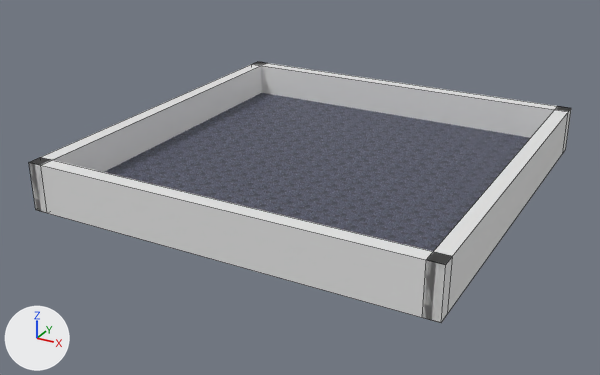
The FBX model data/blend/tile.fbx: old version first, new version second.
The view is the same before and after, from a camera (50 mm lens) standing at (14.9, -29.1, 13.5) and looking at (-0.6, -1.0, -0.5). Every picture has the same lights, and +X, +Y and +Z are marked at lower left. Mesh edges are drawn as thin lines. Where no turn or scale is listed for an object, it has been applied to the vertices.

In view in the first picture: 'feald', 'wall', 'wall.001', 'wall.002', 'wall.003'.
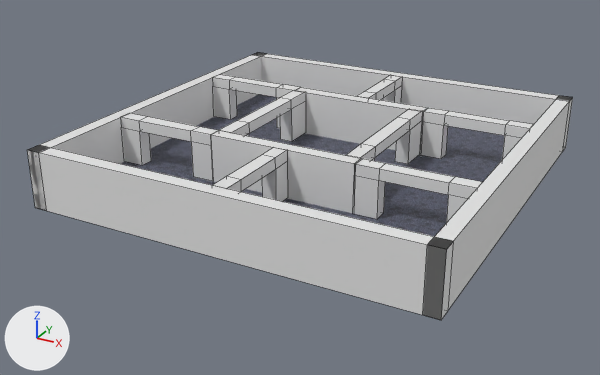
The change, as a diff of the scene's bpy script:
```diff
--- a/data/blend/tile.fbx.py
+++ b/data/blend/tile.fbx.py
@@ me_cube_012 @@
 me_cube_012.from_pydata(...)  # 8 vertices, 6 faces; spans x -1.0..1.0, y -1.0..1.0, z -1.0..1.0
 # used by ob_wall_002; location = (-8.0, 0.0, 0.7); rotation_euler = (0.0, 0.0, 1.571), in degrees (0, 0, 90); scale = (8.3, 0.3, 1.0)
-me_cube_012.vertices[0].co = (-1.0, -1.0, -1.0)
-me_cube_012.vertices[1].co = (-1.0, -1.0, 1.0)
-me_cube_012.vertices[2].co = (-1.0, 1.0, -1.0)
-me_cube_012.vertices[3].co = (-1.0, 1.0, 1.0)
-me_cube_012.vertices[4].co = (1.0, -1.0, -1.0)
-me_cube_012.vertices[5].co = (1.0, -1.0, 1.0)
-me_cube_012.vertices[6].co = (1.0, 1.0, -1.0)
-me_cube_012.vertices[7].co = (1.0, 1.0, 1.0)
+# me_cube_012 part 1
+me_cube_012.vertices[0].co = (0.3, -8.3, -1.2)
+me_cube_012.vertices[1].co = (0.3, -8.3, 1.2)
+me_cube_012.vertices[2].co = (-0.3, -8.3, -1.2)
+me_cube_012.vertices[3].co = (-0.3, -8.3, 1.2)
+me_cube_012.vertices[4].co = (0.3, 8.3, -1.2)
+me_cube_012.vertices[5].co = (0.3, 8.3, 1.2)
+me_cube_012.vertices[6].co = (-0.3, 8.3, -1.2)
+me_cube_012.vertices[7].co = (-0.3, 8.3, 1.2)
@@ me_cube_002 @@
+me_cube_002 = me_cube_011.copy(); me_cube_002.name = 'Cube.002'  # the mesh of ob_wall_001
@@ ob_wall_002 @@
-ob_wall_002 = bpy.data.objects.new('wall.002', me_cube_012)
-ob_wall_002.location = (-8.0, 0.0, 0.7)
+ob_wall_002 = bpy.data.objects.new('wall.002', me_cube_002)
+ob_wall_002.location = (-8.0, 0.0, 1.0)
 ob_wall_002.rotation_euler = (0.0, 0.0, 1.571)  # degrees (0, 0, 90)
-ob_wall_002.scale = (8.3, 0.3, 1.0)
+ob_wall_002.scale = (8.3, 0.3, 1.2)
@@ ob_wall @@
 ob_wall = bpy.data.objects.new('wall', me_cube_010)
-ob_wall.location = (8.0, 0.0, 0.7)
-ob_wall.rotation_euler = (0.0, 0.0, 1.571)  # degrees (0, 0, 90)
-ob_wall.scale = (8.3, 0.3, 1.0)
+ob_wall.location = (0.0, -8.0, 1.0)
+ob_wall.scale = (8.3, 0.3, 1.2)
@@ ob_wall_003 @@
 ob_wall_003 = bpy.data.objects.new('wall.003', me_cube_013)
-ob_wall_003.location = (0.0, 8.0, 0.7)
-ob_wall_003.scale = (8.3, 0.3, 1.0)
+ob_wall_003.location = (0.0, 8.0, 1.0)
+ob_wall_003.scale = (8.3, 0.3, 1.2)
@@ ob_wall_001 @@
 ob_wall_001 = bpy.data.objects.new('wall.001', me_cube_011)
-ob_wall_001.location = (0.0, -8.0, 0.7)
-ob_wall_001.scale = (8.3, 0.3, 1.0)
+ob_wall_001.location = (0.0, -3.3, 1.0)
+ob_wall_001.scale = (3.16, 0.3, 1.2)
@@ ob_cube_007 @@
+ob_cube_007 = bpy.data.objects.new('Cube.007', me_cube_015)  # 24 vertices, 22 faces; spans x -0.3..0.3, y -0.44..3.71, z -1.0..1.0
+ob_cube_007.location = (0.0, -7.28, 1.2)
@@ ob_cube_006 @@
+ob_cube_006 = bpy.data.objects.new('Cube.006', me_cube_014)  # 24 vertices, 22 faces; spans x -0.3..0.3, y -0.42..3.54, z -1.0..1.0
+ob_cube_006.location = (0.0, 4.17, 1.2)
@@ ob_cube_003 @@
+ob_cube_003 = bpy.data.objects.new('Cube.003', me_cube_020)  # 24 vertices, 22 faces; spans x -0.49..4.09, y -0.3..0.3, z -1.0..1.0
+ob_cube_003.location = (-7.25, -3.3, 1.2)
@@ ob_wall_01 @@
+ob_wall_01 = bpy.data.objects.new('wall.01', me_cube_012)
+ob_wall_01.location = (8.0, 0.0, 1.0)
@@ ob_cube_001 @@
+ob_cube_001 = bpy.data.objects.new('Cube.001', me_cube_020.copy())
+ob_cube_001.location = (3.6, -3.3, 1.2)
@@ ob_cube_004 @@
+ob_cube_004 = bpy.data.objects.new('Cube.004', me_cube_021)  # 24 vertices, 22 faces; spans x -0.3..0.3, y -0.67..5.58, z -1.0..1.0
+ob_cube_004.location = (2.76, -2.32, 1.2)
@@ ob_cube_005 @@
+ob_cube_005 = bpy.data.objects.new('Cube.005', me_cube_021.copy())
+ob_cube_005.location = (-2.91, -2.32, 1.2)
@@ ob_wall_004 @@
+ob_wall_004 = bpy.data.objects.new('wall.004', me_cube_016)  # a box spanning x -3.16..3.16, y -0.3..0.3, z -1.2..1.2
+ob_wall_004.location = (0.0, 3.5, 1.0)
@@ ob_cube @@
+ob_cube = bpy.data.objects.new('Cube', me_cube_020.copy())
+ob_cube.location = (-7.25, 3.5, 1.2)
@@ ob_cube_002 @@
+ob_cube_002 = bpy.data.objects.new('Cube.002', me_cube_020.copy())
+ob_cube_002.location = (3.6, 3.5, 1.2)
```

What differs and where, as boxes [x1, y1, x2, y2] in the pictures (600 x 375 px; the box of a moved part takes in the faces that stretch with it):
'wall', moved, rescaled, turned
    before: [422, 106, 571, 322]
    after: [28, 145, 454, 320]
'wall.001', moved, rescaled
    before: [29, 157, 452, 323]
    after: [211, 130, 361, 213]
'wall.003', moved, rescaled
    before: [254, 62, 571, 152]
    after: [252, 52, 572, 125]
'wall.002', reshaped, moved, rescaled
    before: [29, 62, 266, 213]
    after: [27, 53, 264, 210]
'wall.01', added
    after: [423, 97, 573, 320]
'wall.004', added
    after: [297, 87, 428, 155]
'Cube.001', added
    after: [353, 158, 482, 223]
'Cube.003', added
    after: [121, 113, 219, 181]
'Cube.002', added
    after: [420, 108, 533, 160]
'Cube.007', added
    after: [212, 147, 287, 201]
'Cube.004', added
    after: [346, 109, 422, 164]
'Cube.005', added
    after: [220, 90, 305, 142]
'Cube', added
    after: [213, 74, 300, 128]
'Cube.006', added
    after: [357, 75, 402, 103]
part 1 of me_cube_012, moved or reshaped
    before: [29, 62, 266, 213]
    after: [423, 97, 573, 320]
'feald', unchanged, covered by the edit
    before: [105, 93, 530, 251]
    after: [121, 94, 505, 237]
